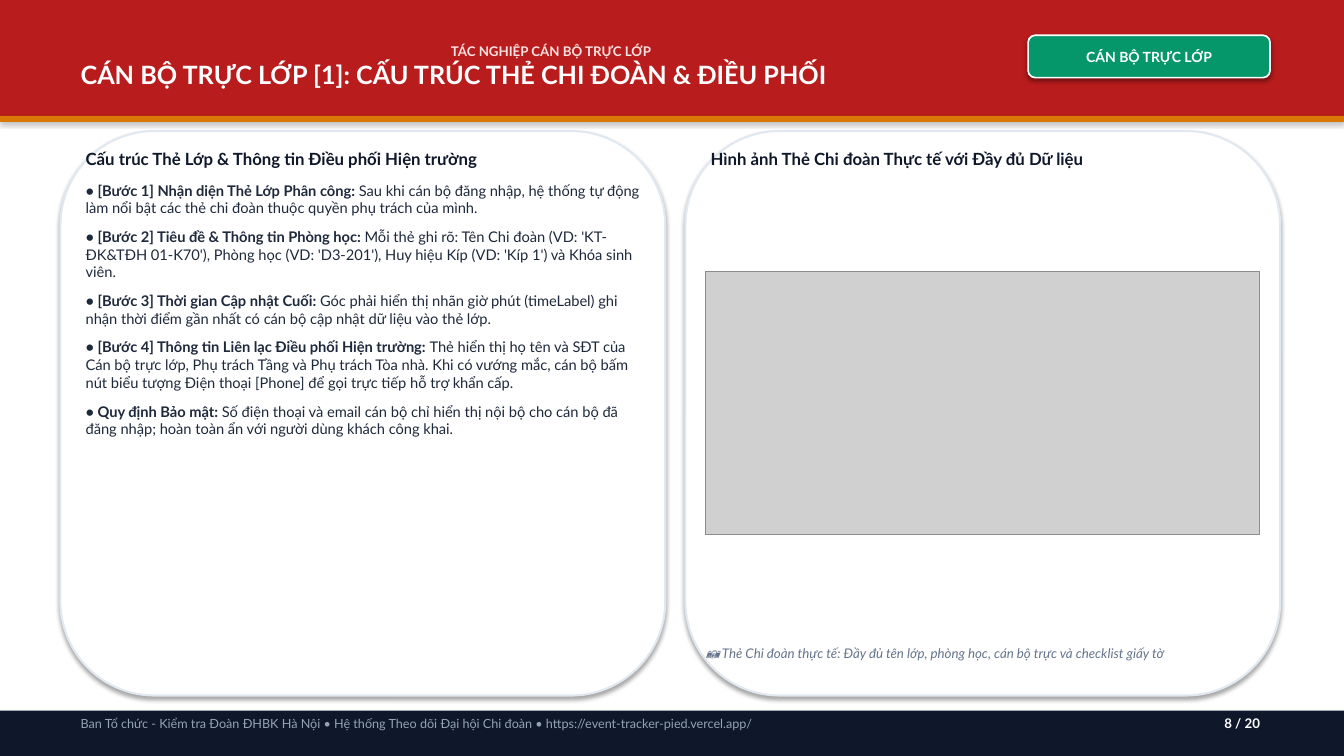
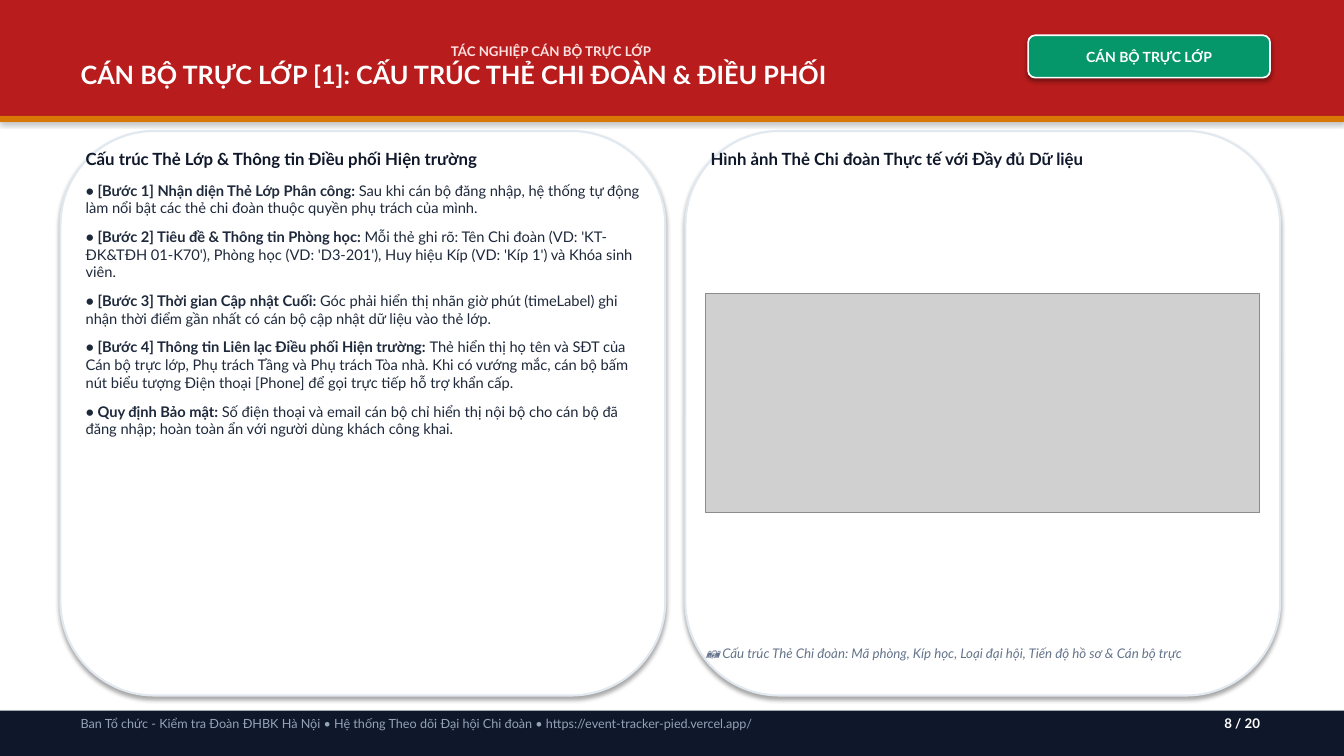
Before and after one commit to phamvietbach2006-max/Event-tracker, a slide deck: slide 8 of Huong_Dan_Su_Dung_He_Thong_Theo_Doi_Dai_Hoi.pptx. Drawn at 1344x756 pixels with LibreOffice and Linux fonts; fonts in the diff are those of the drawing; grey boxes stand for pictures. Boxes give left, top, right and bottom in pixels: in the first picture for what was removed or moved away, otherwise in the second. Text is boxed around its words. In the diff, an @@ line names an element or a change of style, - is before the commit and + after.

Commit message:
docs: audit and update presentation with crystal-clear live system screenshots

```diff
--- a/Huong_Dan_Su_Dung_He_Thong_Theo_Doi_Dai_Hoi.pptx
+++ b/Huong_Dan_Su_Dung_He_Thong_Theo_Doi_Dai_Hoi.pptx
@@ picture: place and size @@
-picture at box(706, 271, 1260, 534)
+picture at box(706, 293, 1260, 512)
@@ text at box(722, 647, 1182, 661): text changed @@
-📷 Thẻ Chi đoàn thực tế: Đầy đủ tên lớp, phòng học, cán bộ trực và checklist giấy tờ
+📷 Cấu trúc Thẻ Chi đoàn: Mã phòng, Kíp học, Loại đại hội, Tiến độ hồ sơ & Cán bộ trực
```
Also in this commit, not shown: 13 other slides changed, 10 other files.
